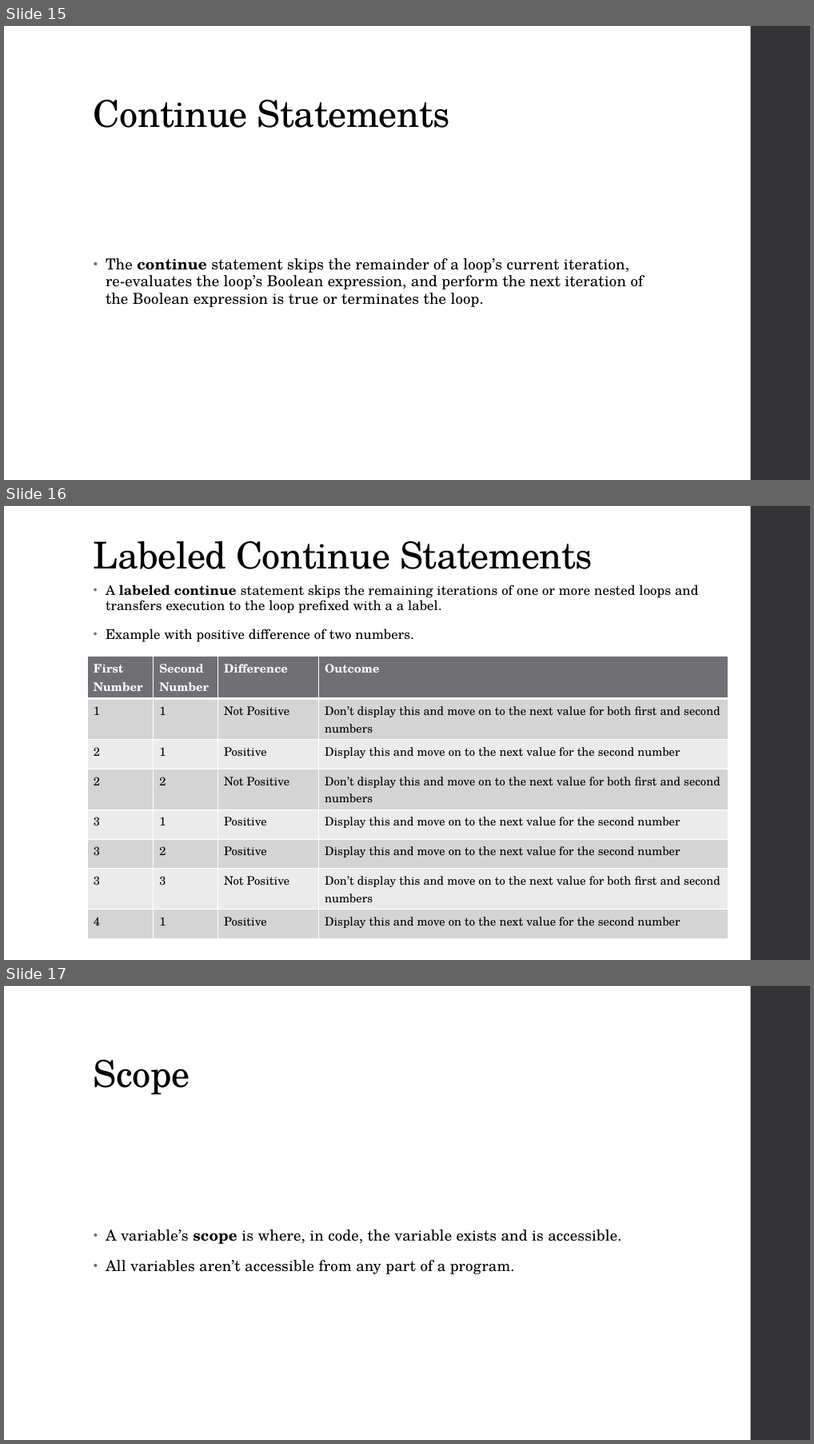
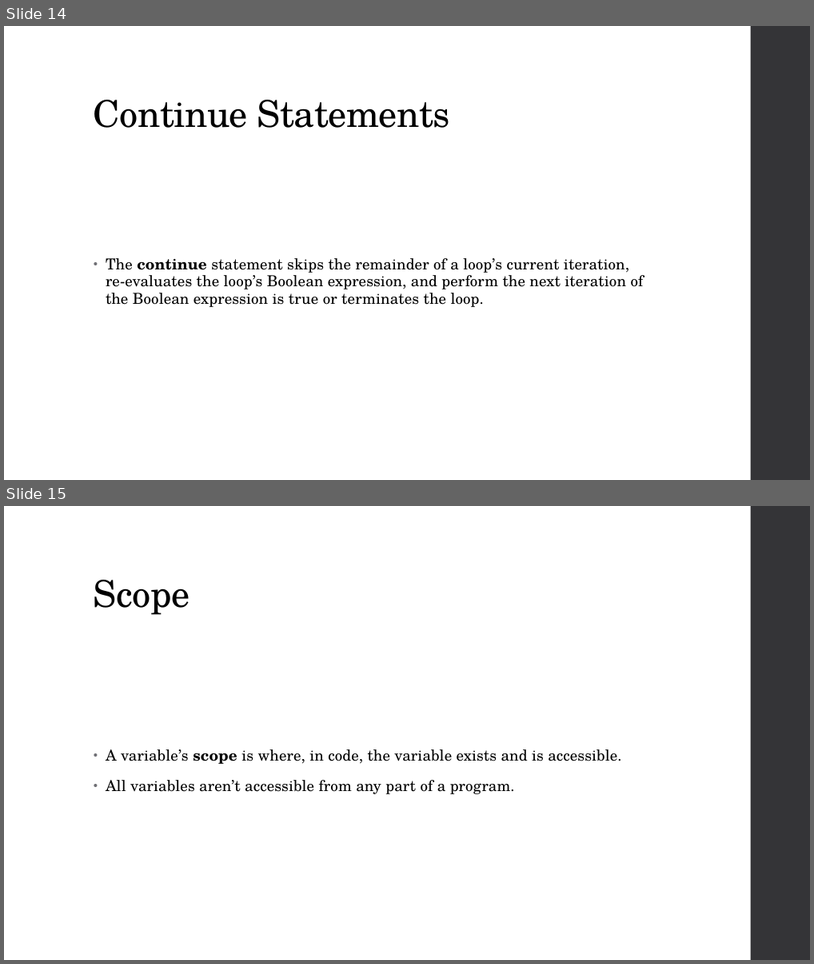
Before and after one commit to zarthur/CSCC-Fundamentals-Android-Notes, a slide deck: week_02/week_02.pptx. Shown one above the other, each under a label of ours: slides 15, 16 and 17 before the commit, slides 14 and 15 after it. The pictures are 814x1444 and 814x964 pixels, drawn with LibreOffice and Linux fonts; fonts in the diff are those of the drawing. Boxes give left, top, right and bottom in pixels: in the first picture for what was removed or moved away, otherwise in the second. Text is boxed around its words. In the diff, an @@ line names an element or a change of style, - is before the commit and + after.

```diff
--- a/week_02/week_02.pptx
+++ b/week_02/week_02.pptx
@@ slide 16 removed at [4, 506, 810, 960], background #FFFFFF; not listed: 1 template element that a slide beside it also shows @@
@@ title removed at [94, 541, 593, 569] @@
-Labeled Continue Statements
@@ text removed at [106, 584, 698, 642] @@
-• A labeled continue statement skips the remaining iterations of one or more nested loops and transfers execution to the loop prefixed with a a label.
-• Example with positive difference of two numbers.
@@ table removed at [87, 656, 729, 931], 8 rows, 4 columns @@
-First Number | Second Number | Difference | Outcome
-1 | 1 | Not Positive | Don’t display this and move on to the next value for both first and second numbers
-2 | 1 | Positive | Display this and move on to the next value for the second number
-2 | 2 | Not Positive | Don’t display this and move on to the next value for both first and second numbers
-3 | 1 | Positive | Display this and move on to the next value for the second number
-3 | 2 | Positive | Display this and move on to the next value for the second number
-3 | 3 | Not Positive | Don’t display this and move on to the next value for both first and second numbers
-4 | 1 | Positive | Display this and move on to the next value for the second number
@@ what was slide 15 is now slide 14 @@
@@ what was slide 17 is now slide 15 @@
```
Also in this commit, not shown: 1 other slide removed, 2 other files.
